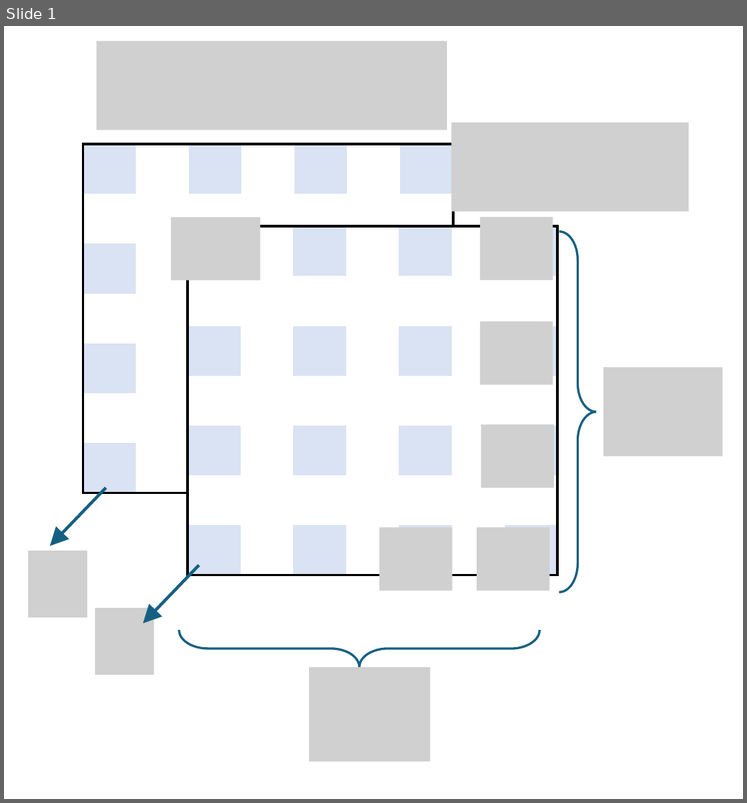
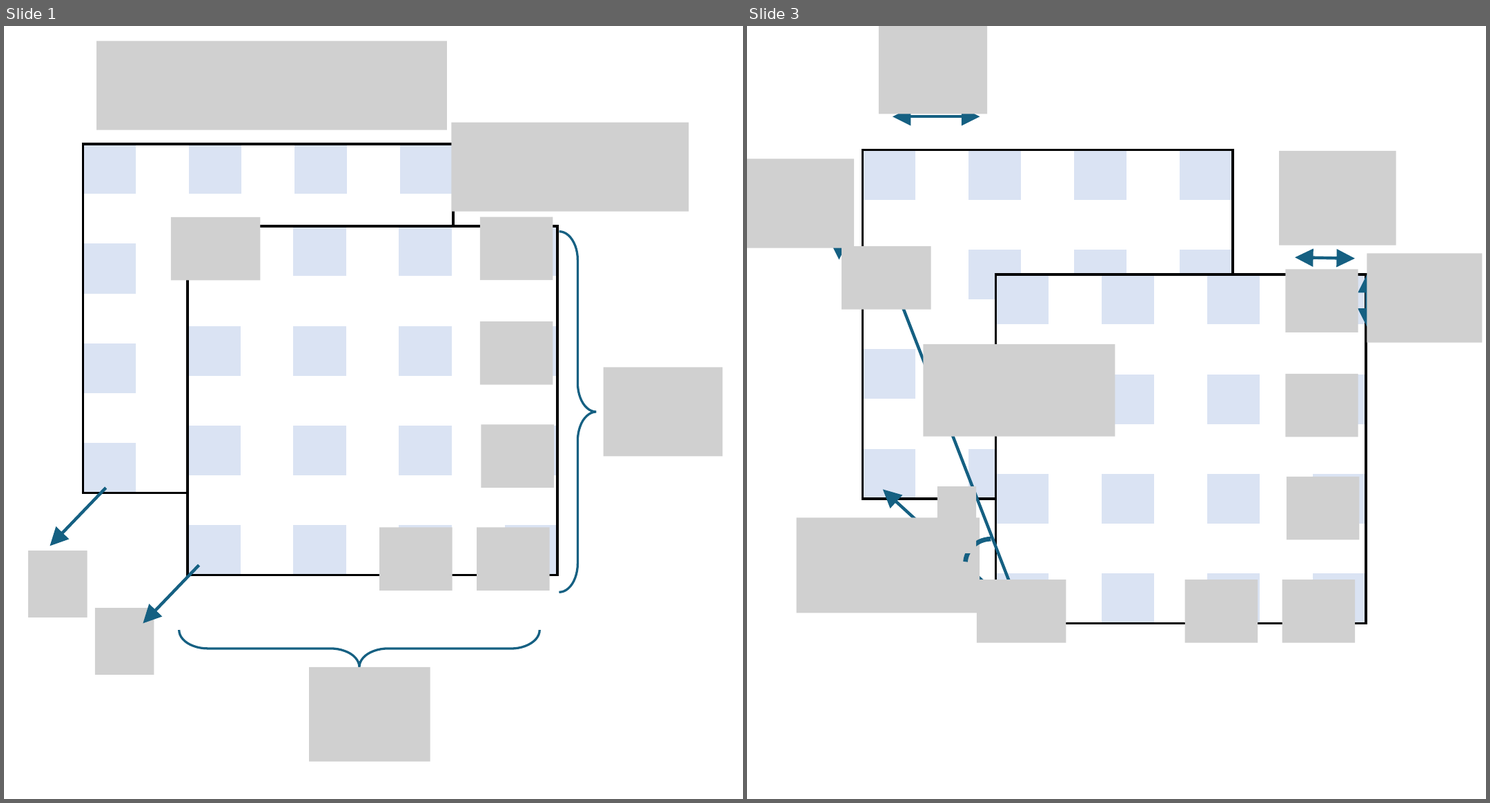
Before and after one commit to tkn-tub/SIM, a slide deck: figures/SIM_array.pptx. Shown side by side, each under a label of ours: slide 1 before the commit, slides 1 and 3 after it; the slides between them are not shown. The pictures are 747x803 and 1490x803 pixels, drawn with LibreOffice and Linux fonts; fonts in the diff are those of the drawing; grey boxes stand for pictures. Boxes give left, top, right and bottom in pixels: in the first picture for what was removed or moved away, otherwise in the second. Text is boxed around its words. In the diff, an @@ line names an element or a change of style, - is before the commit and + after.

```diff
--- a/figures/SIM_array.pptx
+++ b/figures/SIM_array.pptx
@@ slide 3 added at [747, 26, 1486, 799], background #FFFFFF @@
@@ picture added at [879, 26, 987, 114] @@
@@ double arrow added from (979, 116) to (893, 116), #156082 1 pt @@
@@ table added at [862, 150, 1217, 509], 7 rows, 7 columns @@
+ |  |  |  |  |  | 
+ |  |  |  |  |  | 
+ |  |  |  |  |  | 
+ |  |  |  |  |  | 
+ |  |  |  |  |  | 
+ |  |  |  |  |  | 
+ |  |  |  |  |  | 
@@ picture added at [747, 158, 855, 247] @@
@@ picture added at [1278, 152, 1396, 247] @@
@@ double arrow added from (839, 172) to (839, 260), #156082 1 pt @@
@@ picture added at [842, 247, 933, 310] @@
@@ picture added at [1367, 253, 1482, 341] @@
@@ picture added at [1285, 269, 1358, 332] @@
@@ double arrow added from (1354, 258) to (1294, 258), #156082 1 pt @@
@@ double arrow added from (891, 277) to (1018, 606), #156082 1 pt @@
@@ table added at [996, 275, 1351, 635], 7 rows, 7 columns @@
+ |  |  |  |  |  | 
+ |  |  |  |  |  | 
+ |  |  |  |  |  | 
+ |  |  |  |  |  | 
+ |  |  |  |  |  | 
+ |  |  |  |  |  | 
+ |  |  |  |  |  | 
@@ double arrow added from (1367, 275) to (1367, 326), #156082 1 pt @@
@@ picture added at [924, 343, 1115, 437] @@
@@ picture added at [1285, 372, 1358, 437] @@
@@ picture added at [1285, 476, 1358, 540] @@
@@ double arrow added from (884, 489) to (1016, 612), #156082 1 pt @@
@@ picture added at [937, 487, 976, 553] @@
@@ picture added at [795, 518, 979, 612] @@
@@ rectangle added at [939, 503, 972, 538], fill #FFFFFF at 80% opacity @@
@@ arc (boxed as its full ellipse) added at [966, 538, 1016, 586], outline #156082 1.5 pt @@
@@ picture added at [976, 579, 1067, 644] @@
@@ picture added at [1184, 579, 1257, 644] @@
@@ picture added at [1281, 579, 1354, 644] @@
```
Also in this commit, not shown: 1 other slide added, 1 slide removed, 10 other files.
